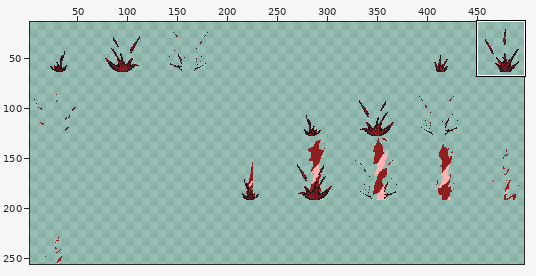
Sprite sheet, stored at Assets/Aseprite Files/Sprites/Flame Attack .png. Above: a wide view before the commit, with the close-up outlined.
Close-up. First the earlier version:
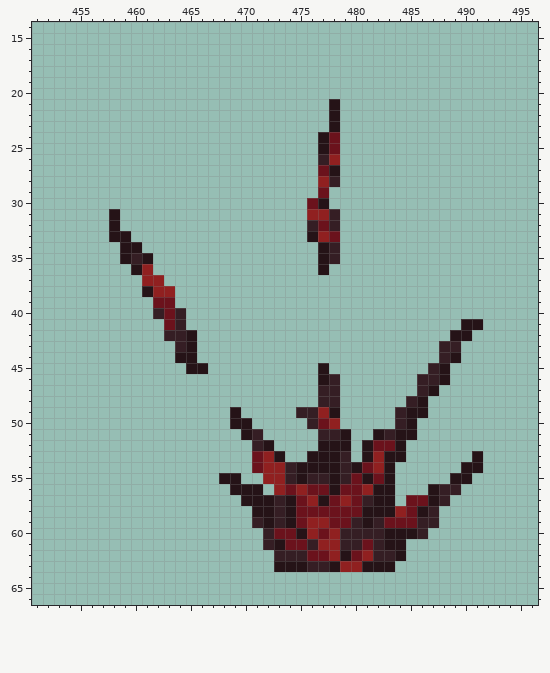
The file is 512x256 pixels. Shown: x 451..496, y 14..66. The wide view leaves out empty margins. The commit also changed other parts of the picture, which this record leaves out.
The same view after the edit:
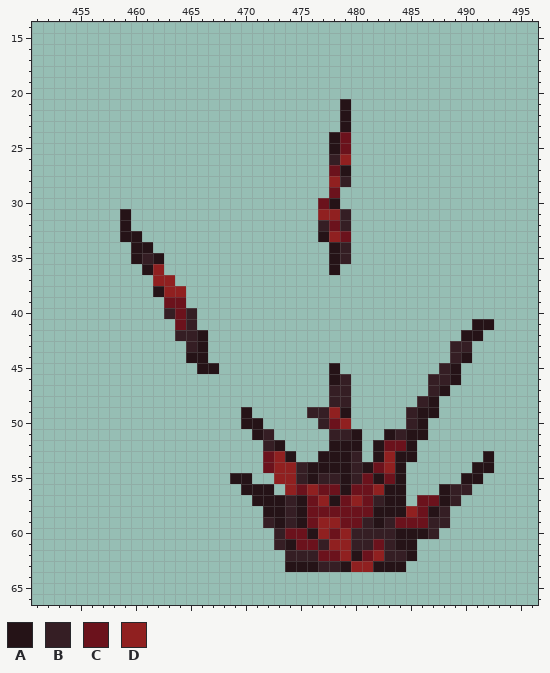
Palette (. is transparent): A #251317  B #351e24  C #6b121c  D #902020
Difference:
@@ x 451..496 @@
 20 ..............................................
-21 ...........................A..................
-22 ...........................A..................
-23 ...........................A..................
-24 ..........................AC..................
-25 ..........................AC..................
-26 ..........................BD..................
-27 ..........................CA..................
-28 ..........................DB..................
-29 ..........................C...................
-30 .........................CA...................
-31 .......A.................DDB..................
-32 .......A.................BCB..................
-33 .......AA................ADC..................
-34 ........AA................AB..................
-35 ........ABA...............AB..................
-36 .........AD...............A...................
-37 ..........DD..................................
-38 ..........ADD.................................
-39 ...........CC.................................
-40 ...........BCB................................
-41 ............CB.........................AA.....
-42 ............BBA.......................AA......
-43 .............BA......................BB.......
-44 .............AA......................BA.......
-45 ..............AA..........A.........BA........
-46 ..........................AB.......BBA........
-47 ..........................BB.......BA.........
-48 ..........................BB......BA..........
-49 ..................A.....BBDA.....BAA..........
-50 ..................AA.....BCD.....BA...........
-51 ...................AB.....BBA..ABAA...........
-52 ....................BA....AAA.ACCA............
-53 ....................CDA..AAAB.ADAA......A.....
-54 ....................CDDBAAAABACDA......AA.....
-55 .................AA..DDBABBABCACA.....AA......
-56 ..................AAA.DCDCCACCDAA...ABB.......
-57 ...................AAABACDACDCBAA.CCAB........
-58 ....................AABACCCCCCAAADCAB.........
-59 ....................BABACDDCCBABCCCBB.........
-60 .....................BCCADCDBBBBAAAB..........
-61 .....................BACCBDDBBCBAA............
-62 ......................BBBCCDACDBBA............
-63 ......................AAABBADDAAA.............
+21 ............................A.................
+22 ............................A.................
+23 ............................A.................
+24 ...........................AC.................
+25 ...........................AC.................
+26 ...........................BD.................
+27 ...........................CA.................
+28 ...........................DB.................
+29 ...........................C..................
+30 ..........................CA..................
+31 ........A.................DDB.................
+32 ........A.................BCB.................
+33 ........AA................ADC.................
+34 .........AA................AB.................
+35 .........ABA...............AB.................
+36 ..........AD...............A..................
+37 ...........DD.................................
+38 ...........ADD................................
+39 ............CC................................
+40 ............BCB...............................
+41 .............CB.........................AA....
+42 .............BBA.......................AA.....
+43 ..............BA......................BB......
+44 ..............AA......................BA......
+45 ...............AA..........A.........BA.......
+46 ...........................AB.......BBA.......
+47 ...........................BB.......BA........
+48 ...........................BB......BA.........
+49 ...................A.....BBDA.....BAA.........
+50 ...................AA.....BCD.....BA..........
+51 ....................AB.....BBA..ABAA..........
+52 .....................BA....AAA.ACCA...........
+53 .....................CDA..AAAB.ADAA......A....
+54 .....................CDDBAAAABACDA......AA....
+55 ..................AA..DDBABBABCACA.....AA.....
+56 ...................AAA.DCDCCACCDAA...ABB......
+57 ....................AAABACDACDCBAA.CCAB.......
+58 .....................AABACCCCCCAAADCAB........
+59 .....................BABACDDCCBABCCCBB........
+60 ......................BCCADCDBBBBAAAB.........
+61 ......................BACCBDDBBCBAA...........
+62 .......................BBBCCDACDBBA...........
+63 .......................AAABBADDAAA............
 64 ..............................................
Changed places in both close-ups, as pixel boxes (x1, y1, x2, y2):
changed: (109, 99, 494, 572)
